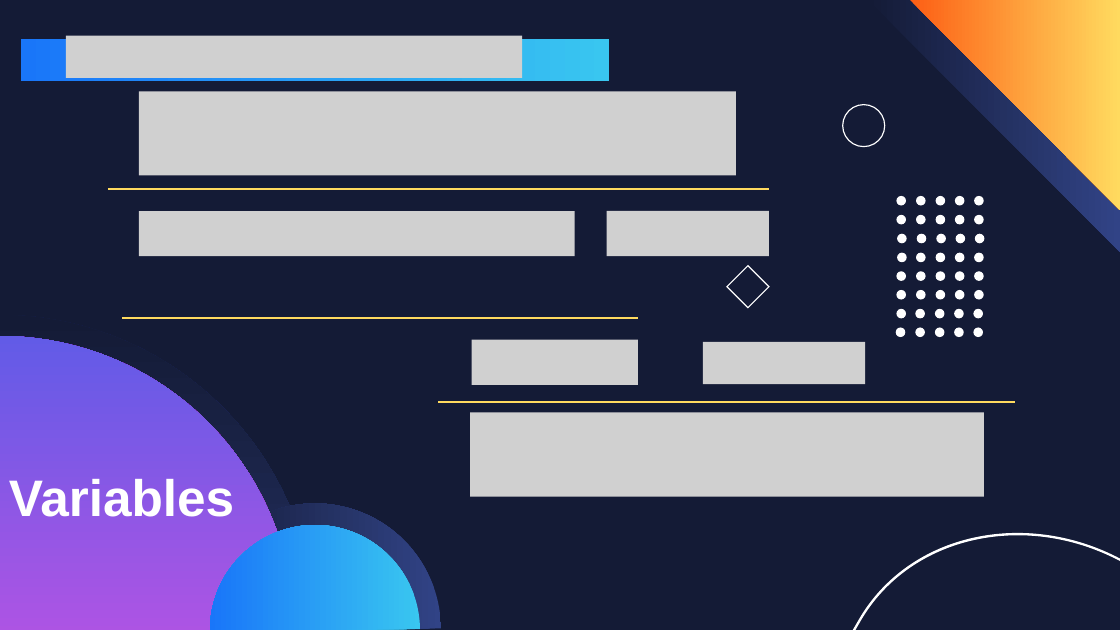
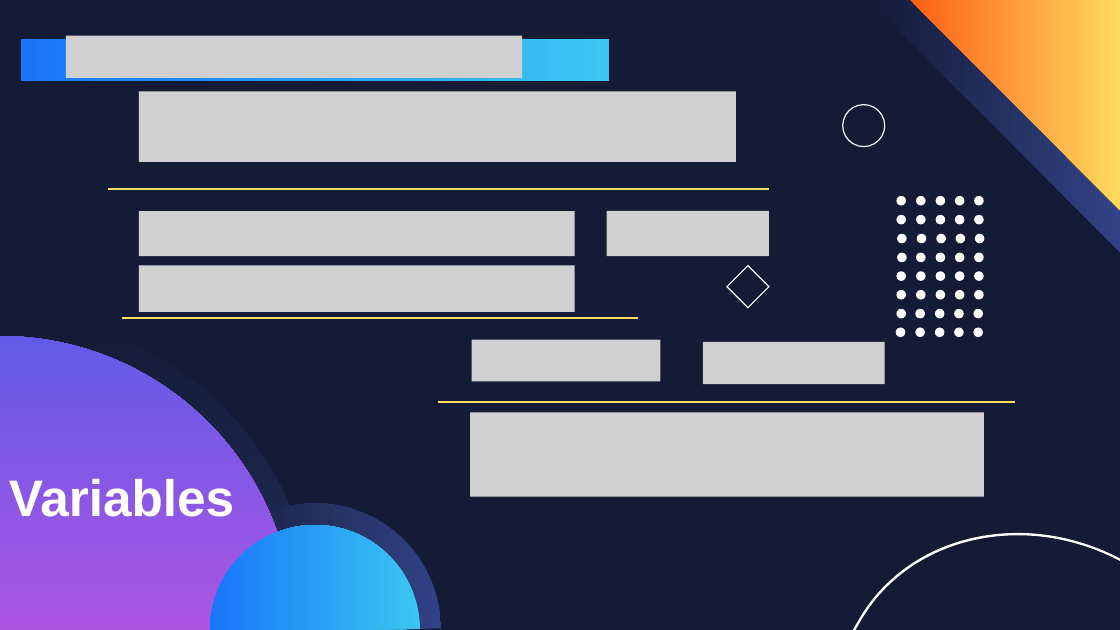
Before and after one commit to maihadat/Group-16-Fundalmental-of-Optimization-Project, a slide deck: slide 7 of Presentation/Presentation.pptx. Drawn at 1120x630 pixels with LibreOffice and Linux fonts; fonts in the diff are those of the drawing; grey boxes stand for pictures. Boxes give left, top, right and bottom in pixels: in the first picture for what was removed or moved away, otherwise in the second. Text is boxed around its words. In the diff, an @@ line names an element or a change of style, - is before the commit and + after.

```diff
--- a/Presentation/Presentation.pptx
+++ b/Presentation/Presentation.pptx
@@ picture: place and size @@
-picture at <box>139,92,736,176</box>
+picture at <box>139,92,736,162</box>
@@ picture added at <box>139,266,575,312</box> @@
@@ picture: place and size @@
-picture at <box>472,339,639,385</box>
+picture at <box>472,339,661,381</box>
@@ picture: place and size @@
-picture at <box>703,342,865,384</box>
+picture at <box>703,342,886,384</box>
```
Also in this commit, not shown: 3 other slides changed.
